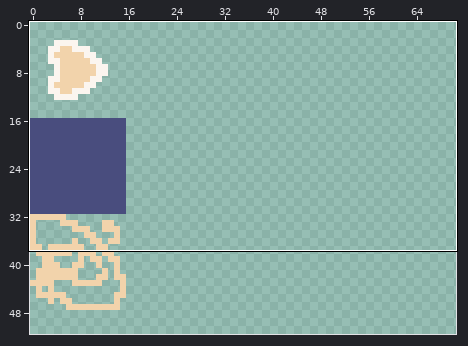
Two states of a sprite sheet, src/art/atlas.png. The picture above shows the old version from afar; the outline marks the close-up.
Close-up. First the earlier version:
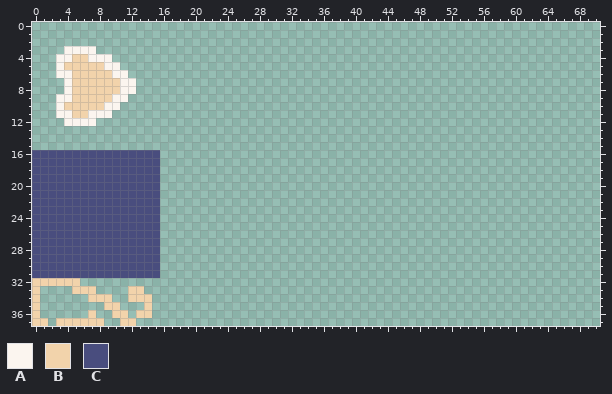
The file is 128x128 pixels. Shown: x 0..70, y 0..37. The wide view leaves out empty margins.
Palette (. is transparent): A #fbf5ef  B #f2d3ab  C #494d7e
Pixels before (only the part around the change), first column x 0:
 0 .......................................................................
 1 .......................................................................
 2 .......................................................................
 3 ....AAAA...............................................................
 4 ...AABBAAA.............................................................
 5 ...ABBBBBAA............................................................
 6 ...AABBBBBAA...........................................................
 7 ....ABBBBBBAA..........................................................
 8 ....ABBBBBBAA..........................................................
 9 ...AABBBBBAA...........................................................
10 ...ABBBBBAA............................................................
11 ...AABBAAA.............................................................
12 ....AAAA...............................................................
13 .......................................................................
14 .......................................................................
15 .......................................................................
16 CCCCCCCCCCCCCCCC.......................................................
17 CCCCCCCCCCCCCCCC.......................................................
18 CCCCCCCCCCCCCCCC.......................................................
19 CCCCCCCCCCCCCCCC.......................................................
20 CCCCCCCCCCCCCCCC.......................................................
21 CCCCCCCCCCCCCCCC.......................................................
22 CCCCCCCCCCCCCCCC.......................................................
23 CCCCCCCCCCCCCCCC.......................................................
24 CCCCCCCCCCCCCCCC.......................................................
25 CCCCCCCCCCCCCCCC.......................................................
26 CCCCCCCCCCCCCCCC.......................................................
27 CCCCCCCCCCCCCCCC.......................................................
28 CCCCCCCCCCCCCCCC.......................................................
29 CCCCCCCCCCCCCCCC.......................................................
30 CCCCCCCCCCCCCCCC.......................................................
31 CCCCCCCCCCCCCCCC.......................................................
32 BBBBBB.................................................................
33 B....BBB....BB.........................................................
34 B......BBB..BBB........................................................
Once edited:
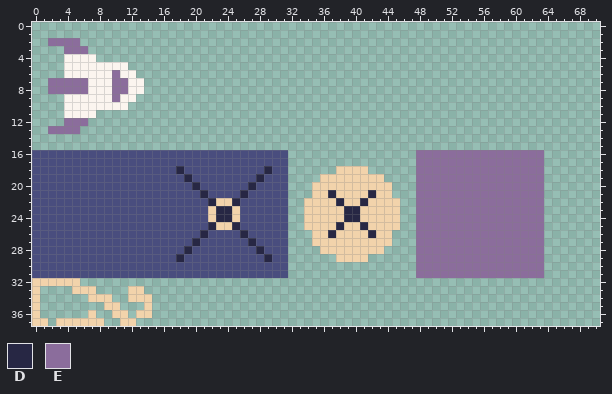
Colours new in this view: D #272744  E #8b6d9c
Diff:
Changed rows in their new state; - is an unchanged pixel.
first column x 2:
 2 EEEE----------------------------------------------------------
 3 --EEE.--------------------------------------------------------
 4 -.-AA-..------------------------------------------------------
 5 -.AAAAA--A----------------------------------------------------
 6 -.-AAAAAE-A---------------------------------------------------
 7 EEEEEAAAEE-A--------------------------------------------------
 8 EEEEEAAAEE-A--------------------------------------------------
 9 -.-AAAAAE-A---------------------------------------------------
10 -.AAAAA--A----------------------------------------------------
11 -.-AA-..------------------------------------------------------
12 --EEE.--------------------------------------------------------
13 EEEE----------------------------------------------------------
16 --------------CCCCCCCCCCCCCCCC----------------EEEEEEEEEEEEEEEE
17 --------------CCCCCCCCCCCCCCCC----------------EEEEEEEEEEEEEEEE
18 --------------CCDCCCCCCCCCCDCC------BBBB------EEEEEEEEEEEEEEEE
19 --------------CCCDCCCCCCCCDCCC----BBBBBBBB----EEEEEEEEEEEEEEEE
20 --------------CCCCDCCCCCCDCCCC---BBBBBBBBBB---EEEEEEEEEEEEEEEE
21 --------------CCCCCDCCCCDCCCCC---BBDBBBBDBB---EEEEEEEEEEEEEEEE
22 --------------CCCCCCDBBDCCCCCC--BBBBDBBDBBBB--EEEEEEEEEEEEEEEE
23 --------------CCCCCCBDDBCCCCCC--BBBBBDDBBBBB--EEEEEEEEEEEEEEEE
24 --------------CCCCCCBDDBCCCCCC--BBBBBDDBBBBB--EEEEEEEEEEEEEEEE
25 --------------CCCCCCDBBDCCCCCC--BBBBDBBDBBBB--EEEEEEEEEEEEEEEE
26 --------------CCCCCDCCCCDCCCCC---BBDBBBBDBB---EEEEEEEEEEEEEEEE
27 --------------CCCCDCCCCCCDCCCC---BBBBBBBBBB---EEEEEEEEEEEEEEEE
28 --------------CCCDCCCCCCCCDCCC----BBBBBBBB----EEEEEEEEEEEEEEEE
29 --------------CCDCCCCCCCCCCDCC------BBBB------EEEEEEEEEEEEEEEE
30 --------------CCCCCCCCCCCCCCCC----------------EEEEEEEEEEEEEEEE
31 --------------CCCCCCCCCCCCCCCC----------------EEEEEEEEEEEEEEEE
Changed places in both close-ups, as pixel boxes (x1, y1, x2, y2):
changed: (48, 38, 144, 134)
added: (160, 150, 544, 278)
